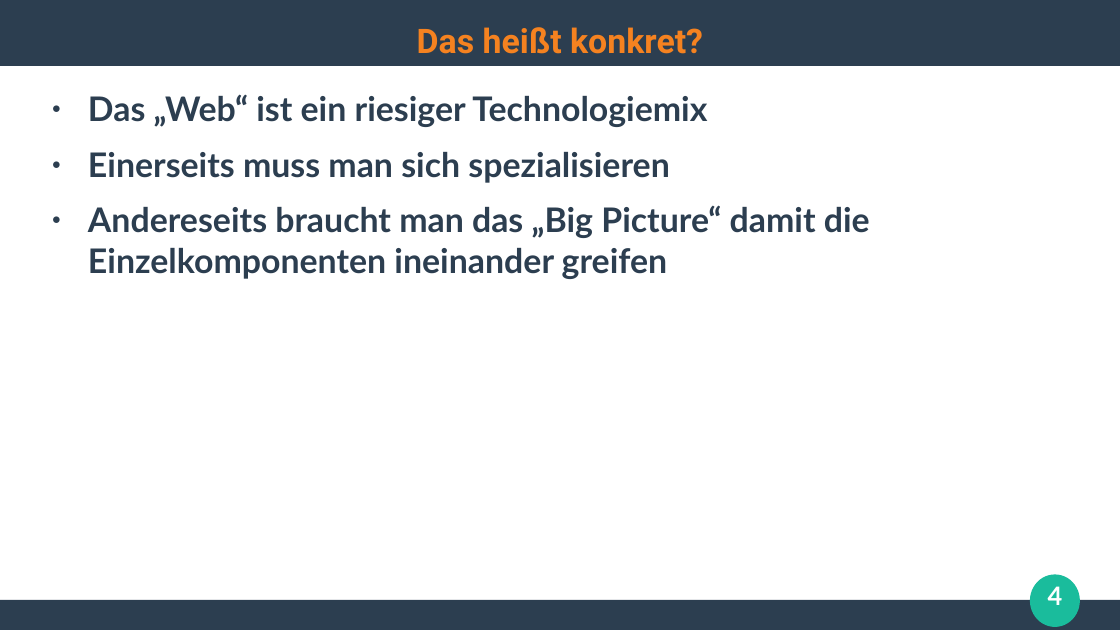
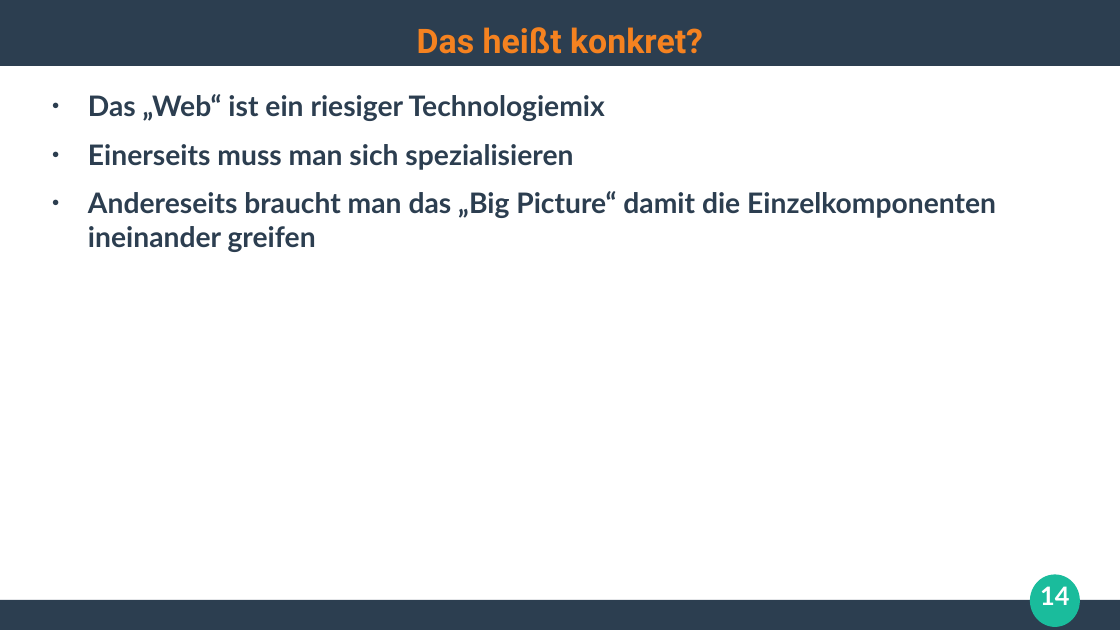
Before and after one commit to ghandmann/HS-AlbSig-WebAnwendungen2, a slide deck: slide 14 of Kapitel/00_Begruessung.odp (slide 4 before the commit). Drawn at 1120x630 pixels with LibreOffice and Linux fonts; fonts in the diff are those of the drawing. Boxes give left, top, right and bottom in pixels: in the first picture for what was removed or moved away, otherwise in the second. Text is boxed around its words. In the diff, an @@ line names an element or a change of style, - is before the commit and + after.

```diff
--- a/Kapitel/00_Begruessung.odp
+++ b/Kapitel/00_Begruessung.odp
@@ text "Das „Web“ ist ein riesiger ..." at (x1=88, y1=94, x2=996, y2=252): size 24 to 20 pt @@
@@ page number at (x1=1040, y1=586, x2=1069, y2=605): text changed @@
-4
+14
```
Also in this commit, not shown: 4 other slides changed, 8 slides added, 2 slides removed.
